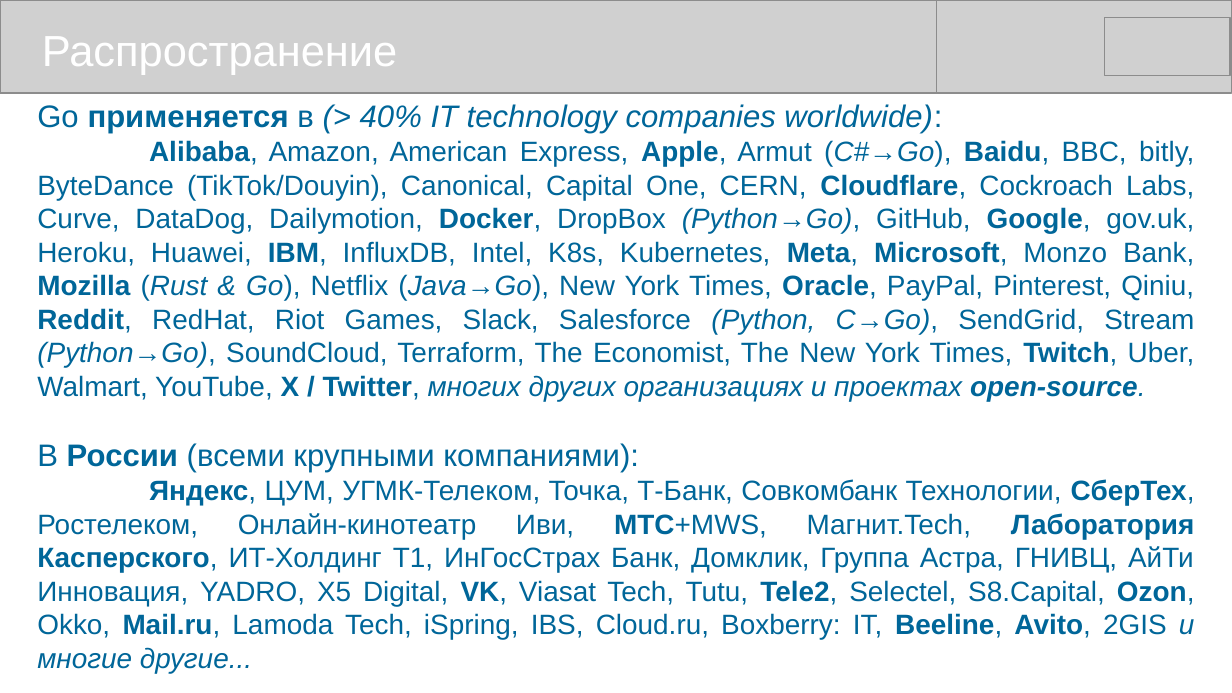
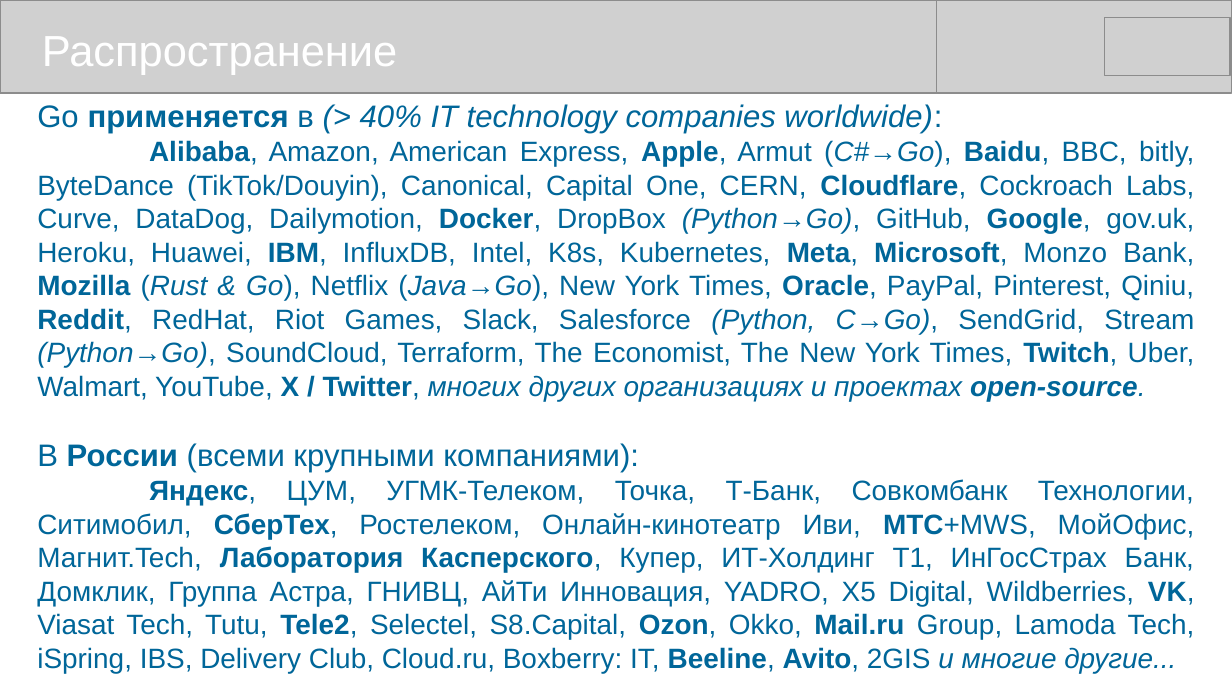
Before and after one commit to mike-shock/Go_language, a slide deck: slide 63 of Go_Review.odp. Drawn at 1232x693 pixels with LibreOffice and Linux fonts; fonts in the diff are those of the drawing; grey boxes stand for pictures. Boxes give left, top, right and bottom in pixels: in the first picture for what was removed or moved away, otherwise in the second. Text is boxed around its words. In the diff, an @@ line names an element or a change of style, - is before the commit and + after.

```diff
--- a/Go_Review.odp
+++ b/Go_Review.odp
@@ text at (x1=37, y1=479, x2=1195, y2=673): text changed @@
-Яндекс, ЦУМ, УГМК-Телеком, Точка, Т-Банк, Совкомбанк Технологии, СберТех, Ростелеком, Онлайн-кинотеатр Иви, МТС+MWS, Магнит.Tech, Лаборатория Касперского, ИТ-Холдинг Т1, ИнГосСтрах Банк, Домклик, Группа Астра, ГНИВЦ, АйТи Инновация, YADRO, X5 Digital, VK, Viasat Tech, Tutu, Tele2, Selectel, S8.Capital, Ozon, Okko, Mail.ru, Lamoda Tech, iSpring, IBS, Cloud.ru, Boxberry: IT, Beeline, Avito, 2GIS и многие другие...
+Яндекс, ЦУМ, УГМК-Телеком, Точка, Т-Банк, Совкомбанк Технологии, Ситимобил, СберТех, Ростелеком, Онлайн-кинотеатр Иви, МТС+MWS, МойОфис, Магнит.Tech, Лаборатория Касперского, Купер, ИТ-Холдинг Т1, ИнГосСтрах Банк, Домклик, Группа Астра, ГНИВЦ, АйТи Инновация, YADRO, X5 Digital, Wildberries, VK, Viasat Tech, Tutu, Tele2, Selectel, S8.Capital, Ozon, Okko, Mail.ru Group, Lamoda Tech, iSpring, IBS, Delivery Club, Cloud.ru, Boxberry: IT, Beeline, Avito, 2GIS и многие другие...
```
Also in this commit, not shown: 1 other slide changed.
